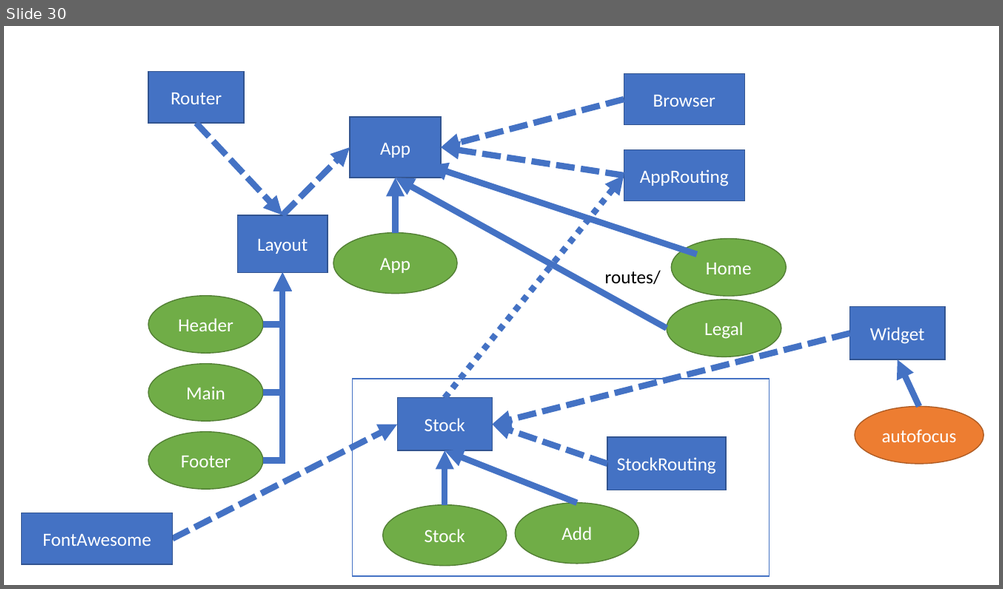
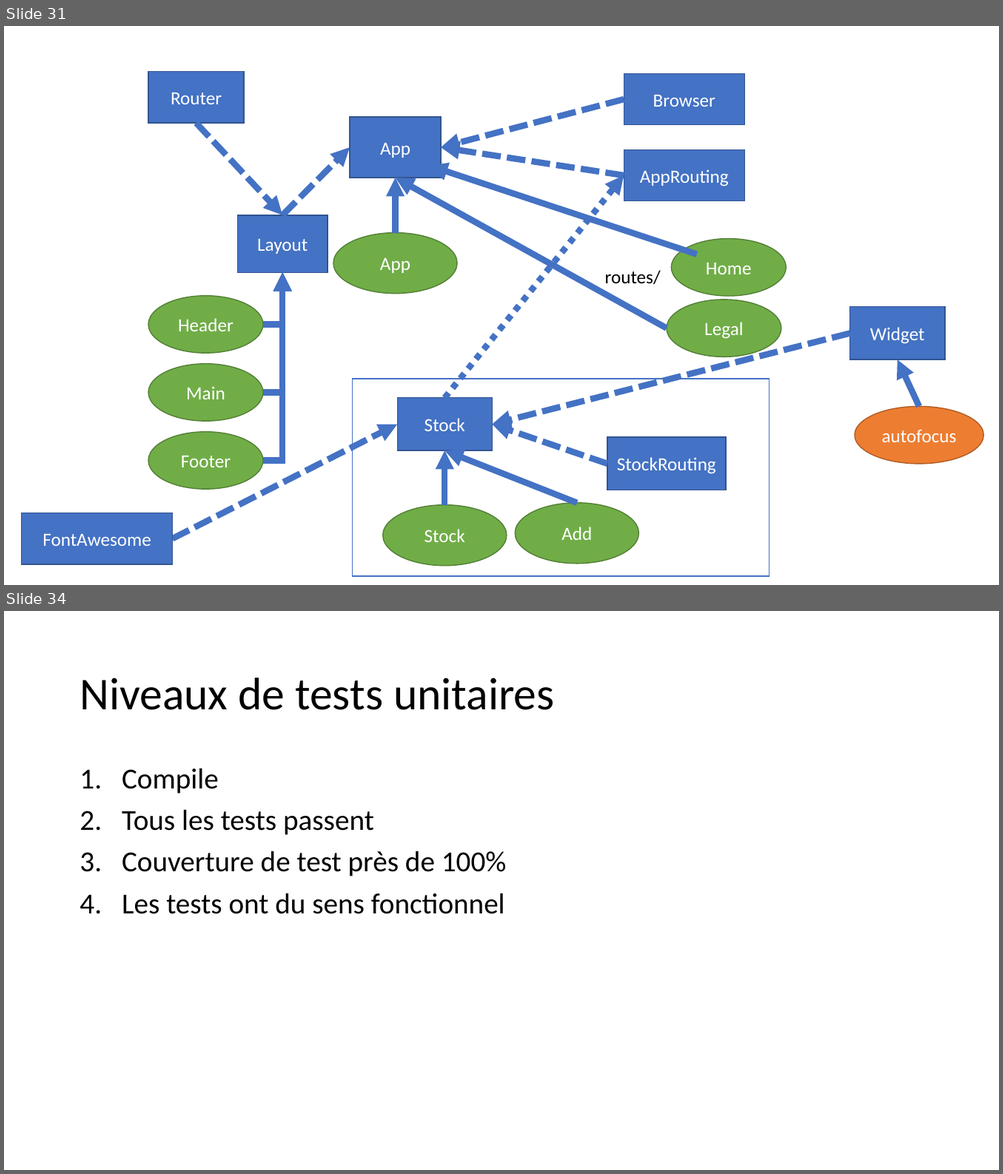
Before and after one commit to jlg-formation/agucv1-mai-2022, a slide deck: notes.pptx. Shown one above the other, each under a label of ours: slide 30 before the commit, slides 31 and 34 after it; the slides between them are not shown. The pictures are 1003x589 and 1003x1174 pixels, drawn with LibreOffice and Linux fonts; fonts in the diff are those of the drawing. Boxes give left, top, right and bottom in pixels: in the first picture for what was removed or moved away, otherwise in the second. Text is boxed around its words. In the diff, an @@ line names an element or a change of style, - is before the commit and + after.

```diff
--- a/notes.pptx
+++ b/notes.pptx
@@ slide 34 added at box(4, 611, 999, 1170), background #FFFFFF @@
@@ title added at box(79, 678, 555, 710), 44 pt, text #000000 @@
+Niveaux de tests unitaires
@@ text added at box(122, 768, 506, 914), 28 pt, text #000000 @@
+1. Compile
+2. Tous les tests passent
+3. Couverture de test près de 100%
+4. Les tests ont du sens fonctionnel
@@ what was slide 30 is now slide 31 @@
```
Also in this commit, not shown: 4 other slides added.
